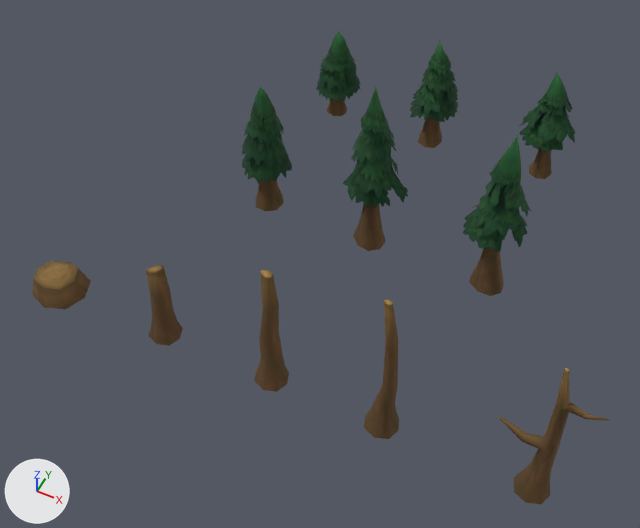
One commit to the FBX model Assets/[01]Art_and_Asset/Tree/Tree_asset.fbx: the scene before it, then after it.
Both versions are drawn from a 50 mm lens placed at (22.9, -28.1, 24.3), pointed at (13.6, -9.6, 1.1). Every picture has the same lights, and +X, +Y and +Z are marked at lower left. The picture after the commit comes second.

Script lines for the objects in view, before the commit:
```python
ob_tree1 = bpy.data.objects.new('tree1', me_cylinder)
ob_tree1.location = (9.51, 0.03, 2.37)
ob_tree11 = bpy.data.objects.new('tree11', me_cylinder_008)
ob_tree11.location = (22.83, -13.58, 2.57)
ob_tree2 = bpy.data.objects.new('tree2', me_cylinder_004)
ob_tree2.location = (14.17, 0.06, 2.8)
ob_tree3 = bpy.data.objects.new('tree3', me_cylinder_005)
ob_tree3.location = (18.74, 0.06, 2.88)
ob_tree4 = bpy.data.objects.new('tree4', me_cylinder_001)
ob_tree4.location = (9.51, -6.29, 3.54)
ob_tree5 = bpy.data.objects.new('tree5', me_cylinder_002)
ob_tree5.location = (14.17, -6.26, 3.97)
ob_tree6 = bpy.data.objects.new('tree6', me_cylinder_003)
ob_tree6.location = (18.74, -6.27, 3.68)
ob_tree7 = bpy.data.objects.new('tree7', me_cylinder_009)
ob_tree7.location = (5.22, -13.6, 1.03)
ob_tree8 = bpy.data.objects.new('tree8', me_cylinder_006)
ob_tree8.location = (9.71, -13.6, 1.03)
# also in view: 'tree9' at (13.9, -13.6, 2.2); 'tree10' at (17.9, -13.6, 2.5)
```
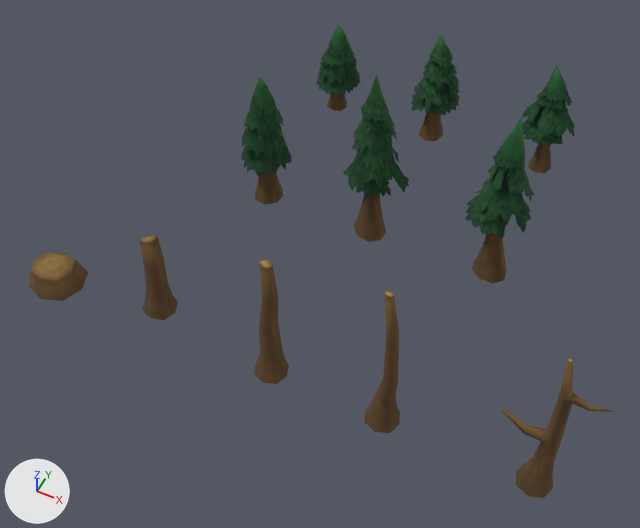
Where the newer file only moved an object's origin or applied its transform, the numbers keep the older frame.

Boxes [x1, y1, x2, y2] around the edits, measured in the pictures (640 x 528 px):
'tree6', moved
    before: [463, 135, 531, 296]
    after: [465, 117, 535, 283]
'tree5', moved
    before: [343, 86, 408, 251]
    after: [343, 73, 409, 242]
'tree11', moved
    before: [499, 368, 610, 504]
    after: [501, 359, 613, 498]
'tree4', moved
    before: [242, 86, 292, 212]
    after: [241, 77, 292, 204]
'tree3', moved
    before: [519, 73, 575, 179]
    after: [519, 65, 575, 173]
'tree2', moved
    before: [410, 40, 460, 148]
    after: [411, 33, 461, 141]
'tree9', moved
    before: [254, 270, 289, 392]
    after: [254, 260, 289, 384]
'tree8', moved
    before: [146, 265, 183, 346]
    after: [139, 235, 178, 320]
'tree7', moved
    before: [32, 261, 91, 309]
    after: [29, 252, 88, 301]

Patch to the scene script:
```diff
--- a/Assets/[01]Art_and_Asset/Tree/Tree_asset.fbx.py
+++ b/Assets/[01]Art_and_Asset/Tree/Tree_asset.fbx.py
@@ me_cylinder_003 @@
-me_cylinder_003.from_pydata(...)  # 138 vertices, 96 faces; spans x -1.29..1.22, y -1.19..1.23, z -4.4..2.62
+me_cylinder_003.from_pydata(...)  # 138 vertices, 96 faces; spans x -1.29..1.22, y -1.19..1.23, z -3.7..3.32
+# me_cylinder_003 part 6: the whole mesh is moved by (0.0, 0.0, 0.7)
 me_cylinder_003.materials.append(mat_tree)
@@ me_cylinder_004 @@
-me_cylinder_004.from_pydata(...)  # 143 vertices, 104 faces; spans x -1.18..0.99, y -1.22..1.44, z -3.13..1.75
+me_cylinder_004.from_pydata(...)  # 143 vertices, 104 faces; spans x -1.18..0.99, y -1.17..1.49, z -2.81..2.07
+# me_cylinder_004 part 2: the whole mesh is moved by (0.0, 0.04, 0.32)
 me_cylinder_004.materials.append(mat_tree)
@@ me_cylinder_001 @@
-me_cylinder_001.from_pydata(...)  # 131 vertices, 96 faces; spans x -0.78..1.28, y -1.0..1.1, z -4.0..1.72
+me_cylinder_001.from_pydata(...)  # 131 vertices, 96 faces; spans x -0.78..1.28, y -1.0..1.1, z -3.61..2.12
+# me_cylinder_001 part 3: the whole mesh is moved by (0.0, 0.0, 0.39)
 me_cylinder_001.materials.append(mat_tree)
@@ me_cylinder_008 @@
-me_cylinder_008.from_pydata(...)  # 87 vertices, 82 faces; spans x -1.45..1.3, y -0.65..0.53, z -3.01..2.91
+me_cylinder_008.from_pydata(...)  # 87 vertices, 82 faces; spans x -1.45..1.3, y -0.65..0.53, z -2.6..3.32
+# me_cylinder_008 part 1: the whole mesh is moved by (0.0, 0.0, 0.41)
 me_cylinder_008.materials.append(mat_tree)
@@ me_cylinder_006 @@
-me_cylinder_006.from_pydata(...)  # 41 vertices, 36 faces; spans x -0.64..0.54, y -0.63..0.55, z -1.49..1.83
+me_cylinder_006.from_pydata(...)  # 41 vertices, 36 faces; spans x -0.64..0.54, y -0.63..0.55, z -0.07..3.25
+# me_cylinder_006 part 5: the whole mesh is moved by (0.0, 0.0, 1.42)
 me_cylinder_006.materials.append(mat_tree)
@@ me_cylinder_005 @@
-me_cylinder_005.from_pydata(...)  # 146 vertices, 104 faces; spans x -1.2..1.26, y -1.05..0.99, z -3.03..1.67
+me_cylinder_005.from_pydata(...)  # 146 vertices, 104 faces; spans x -1.29..1.17, y -0.91..1.13, z -2.87..1.83
+# me_cylinder_005 part 4: the whole mesh is moved by (-0.09, 0.14, 0.16)
 me_cylinder_005.materials.append(mat_tree)
@@ me_cylinder_009 @@
-me_cylinder_009.from_pydata(...)  # 21 vertices, 18 faces; spans x -1.03..1.02, y -1.09..0.95, z -1.39..-0.57
+me_cylinder_009.from_pydata(...)  # 21 vertices, 18 faces; spans x -1.03..1.02, y -1.09..0.95, z -0.92..-0.1
+# me_cylinder_009 part 8: the whole mesh is moved by (0.0, 0.0, 0.47)
 me_cylinder_009.materials.append(mat_tree)
@@ me_cylinder_010 @@
-me_cylinder_010.from_pydata(...)  # 49 vertices, 44 faces; spans x -0.64..0.54, y -0.63..0.55, z -1.49..3.72
+me_cylinder_010.from_pydata(...)  # 49 vertices, 44 faces; spans x -0.64..0.54, y -0.63..0.55, z -1.05..4.16
+# me_cylinder_010 part 9: the whole mesh is moved by (0.0, 0.0, 0.44)
 me_cylinder_010.materials.append(mat_tree)
@@ me_cylinder_002 @@
-me_cylinder_002.from_pydata(...)  # 143 vertices, 104 faces; spans x -1.24..1.26, y -1.0..1.14, z -4.47..2.74
+me_cylinder_002.from_pydata(...)  # 143 vertices, 104 faces; spans x -1.24..1.26, y -1.0..1.14, z -3.97..3.24
+# me_cylinder_002 part 7: the whole mesh is moved by (0.0, 0.0, 0.5)
 me_cylinder_002.materials.append(mat_tree)
```
